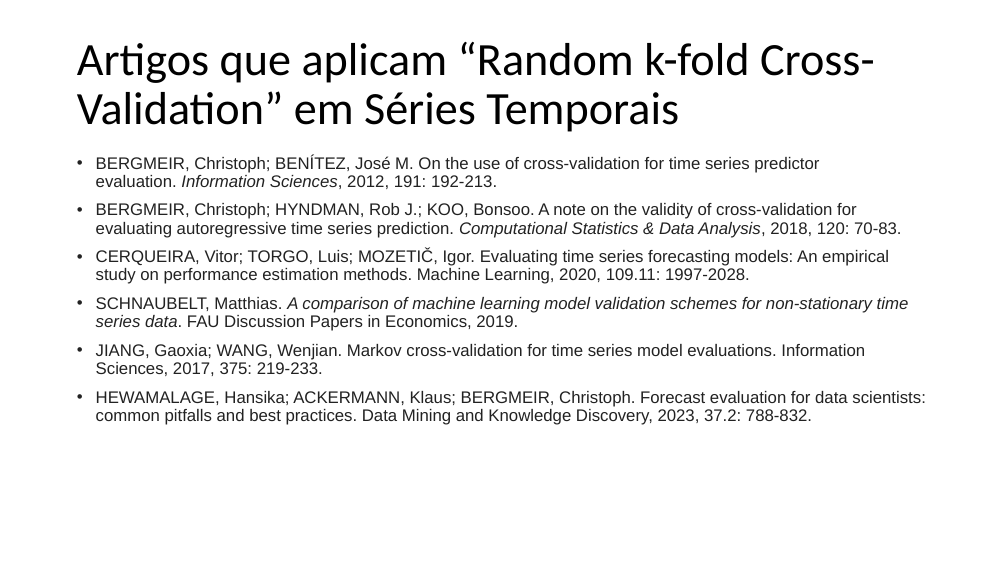
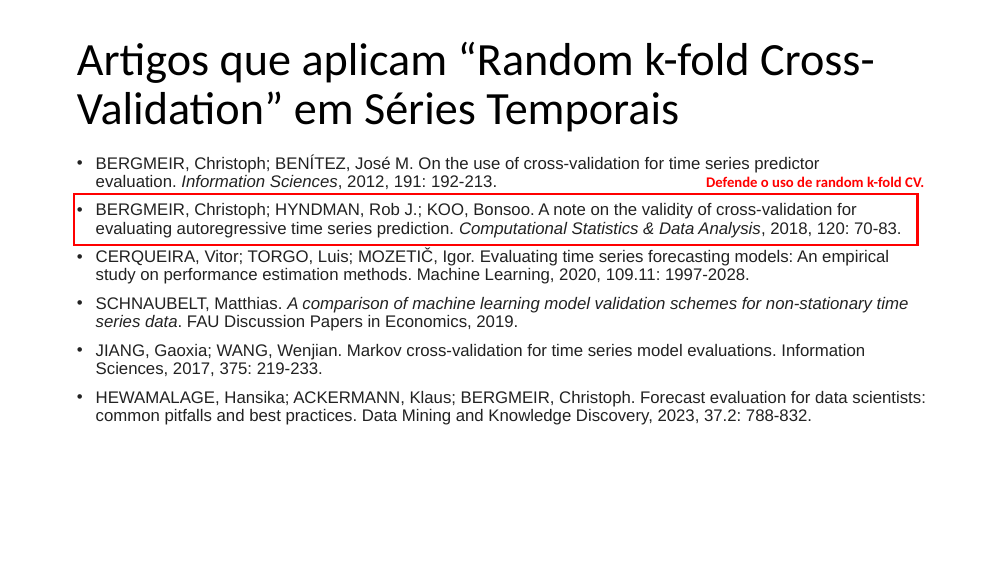
Before and after one commit to MiguelLoureiro98/timecave, a slide deck: slide 8 of papers/.ppt/cvtimeseries.pptx (slide 9 before the commit). Drawn at 1008x567 pixels with LibreOffice and Linux fonts; fonts in the diff are those of the drawing. Boxes give left, top, right and bottom in pixels: in the first picture for what was removed or moved away, otherwise in the second. Text is boxed around its words. In the diff, an @@ line names an element or a change of style, - is before the commit and + after.

```diff
--- a/papers/.ppt/cvtimeseries.pptx
+++ b/papers/.ppt/cvtimeseries.pptx
@@ text added at box(706, 176, 924, 187), 14 pt, text #FF0000, bold @@
+Defende o uso de random k-fold CV.
@@ rectangle added at box(74, 194, 918, 245), outline #FF0000 2.25 pt @@
```
Also in this commit, not shown: 4 other slides changed, 21 slides added, 8 slides removed.
